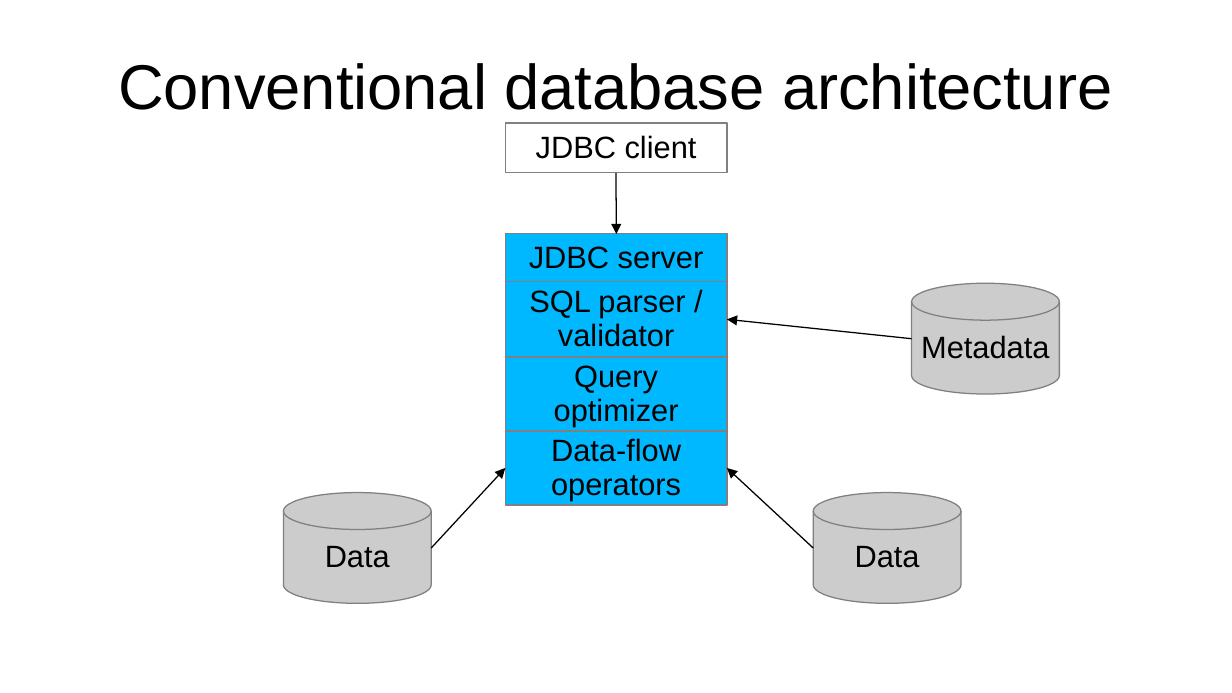
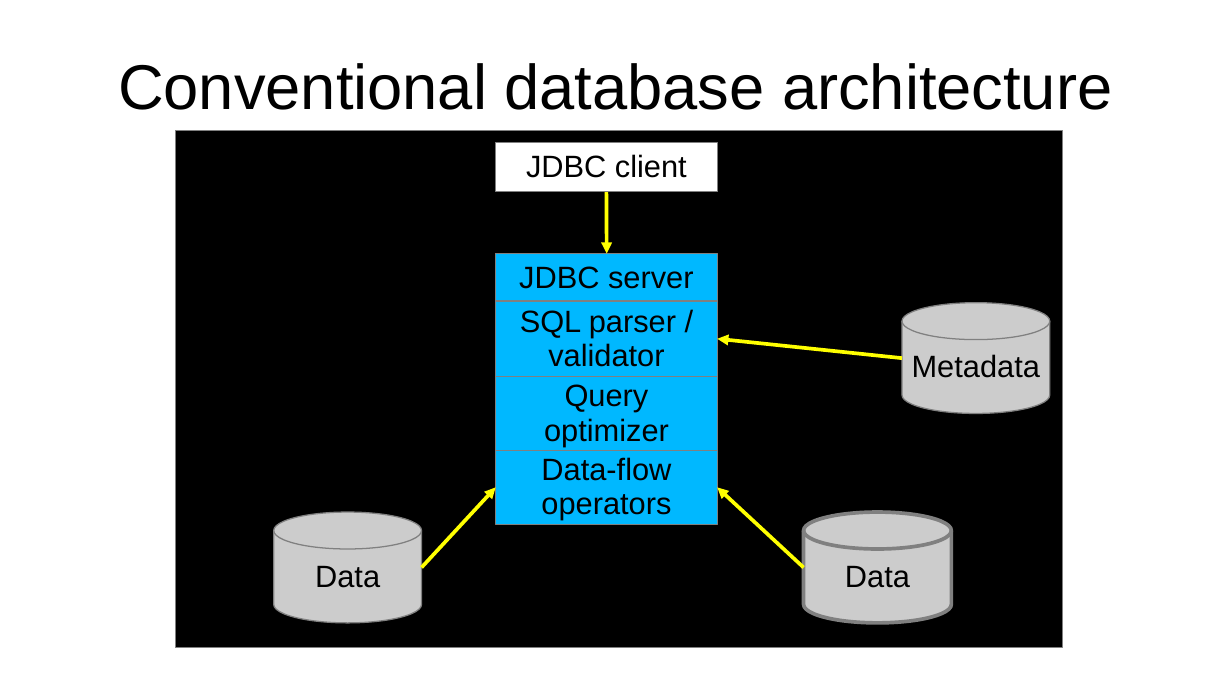
Before and after one commit to julianhyde/share, a slide deck: slide 14 of slides/optiq-amsterdam-2012.ppt. Drawn at 1232x693 pixels with LibreOffice and Linux fonts; fonts in the diff are those of the drawing; background and template pictures are left out. Boxes give left, top, right and bottom in pixels: in the first picture for what was removed or moved away, otherwise in the second. Text is boxed around its words. In the diff, an @@ line names an element or a change of style, - is before the commit and + after.

```diff
--- a/slides/optiq-amsterdam-2012.ppt
+++ b/slides/optiq-amsterdam-2012.ppt
@@ rectangle added at <box>175,131,1062,648</box>, fill #000000, outline #808080 0.74 pt @@
@@ arrow (606, 192) - (606, 254): stroke #000000 0.74 pt to #FFFF00 2.15 pt @@
@@ arrow (902, 359) - (717, 339): stroke #000000 0.74 pt to #FFFF00 2.15 pt @@
@@ 5 rectangles, 4 arrows, 3 cylinders: place and size @@
-5 rectangles, 4 arrows, 3 cylinders at <box>283,123,1060,604</box>
+5 rectangles, 4 arrows, 3 cylinders at <box>274,143,1050,623</box>
@@ arrow (421, 568) - (495, 488): stroke #000000 0.74 pt to #FFFF00 2.15 pt @@
@@ arrow (803, 568) - (717, 488): stroke #000000 0.74 pt to #FFFF00 2.15 pt @@
@@ cylinder "Data" at <box>803,513,951,623</box>: outline #808080 0.74 pt to #808080 2.15 pt @@
```
Also in this commit, not shown: 8 other slides changed.
